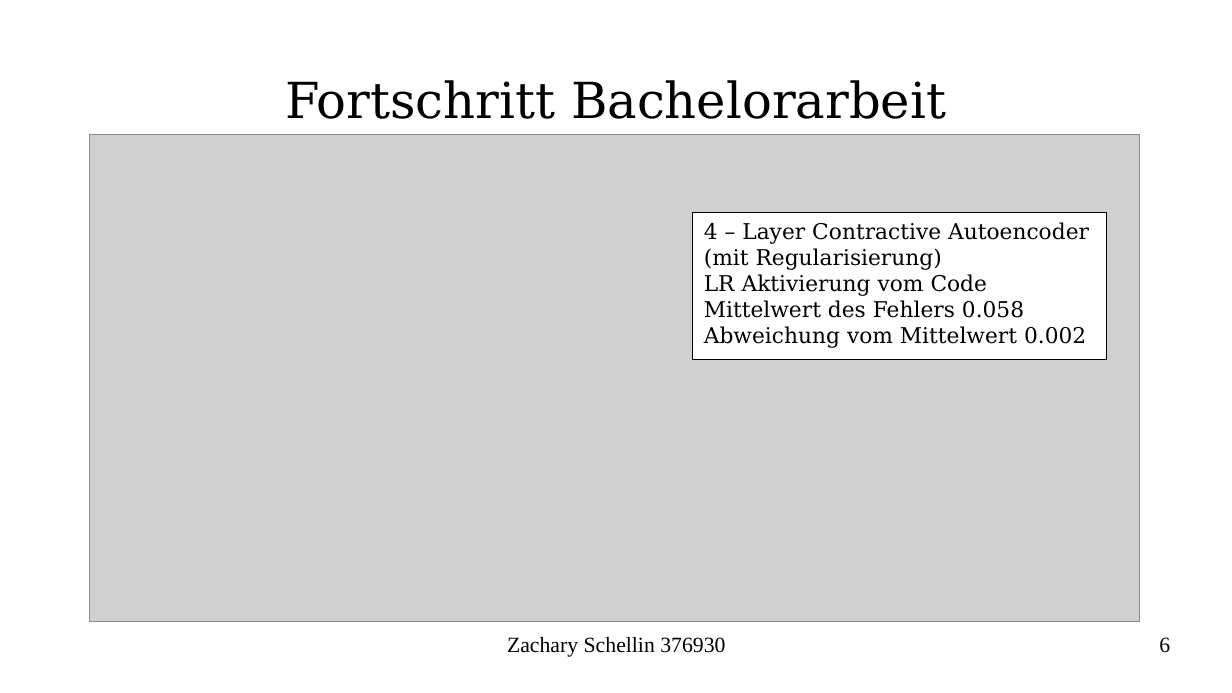
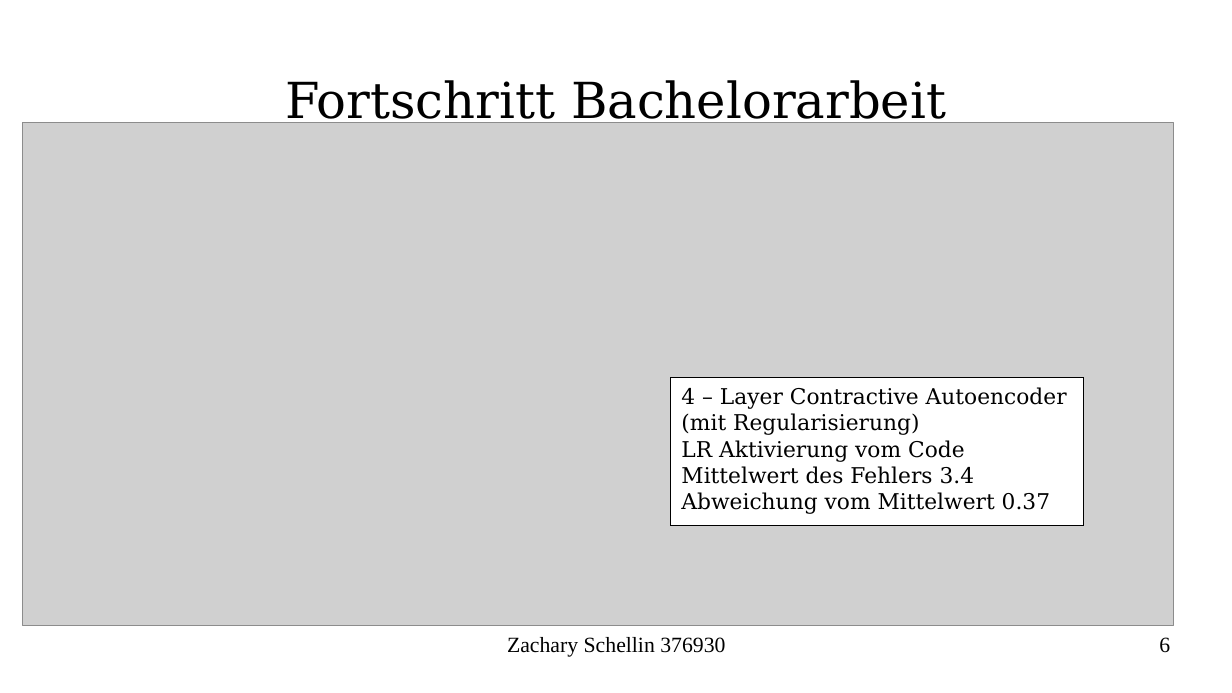
Before and after one commit to schellinzachary/rom-using-autoencoders, a slide deck: slide 6 of Present/Present_3/Untitled 1.odp. Drawn at 1232x693 pixels with LibreOffice and Linux fonts; fonts in the diff are those of the drawing; grey boxes stand for pictures. Boxes give left, top, right and bottom in pixels: in the first picture for what was removed or moved away, otherwise in the second. Text is boxed around its words. In the diff, an @@ line names an element or a change of style, - is before the commit and + after.

```diff
--- a/Present/Present_3/Untitled 1.odp
+++ b/Present/Present_3/Untitled 1.odp
@@ picture: place and size @@
-picture at bbox=[89, 134, 1140, 622]
+picture at bbox=[22, 123, 1174, 626]
@@ rectangle "4 – Layer Contractive Autoencoder": place and size @@
-rectangle "4 – Layer Contractive Autoencoder" at bbox=[693, 212, 1107, 360]
+rectangle "4 – Layer Contractive Autoencoder" at bbox=[671, 378, 1084, 525]
@@ text in rectangle at bbox=[681, 466, 1050, 514]: text changed @@
-Mittelwert des Fehlers 0.058
-Abweichung vom Mittelwert 0.002
+Mittelwert des Fehlers 3.4
+Abweichung vom Mittelwert 0.37
```
Also in this commit, not shown: 2 other slides changed, 3 slides added, 11 other files.
